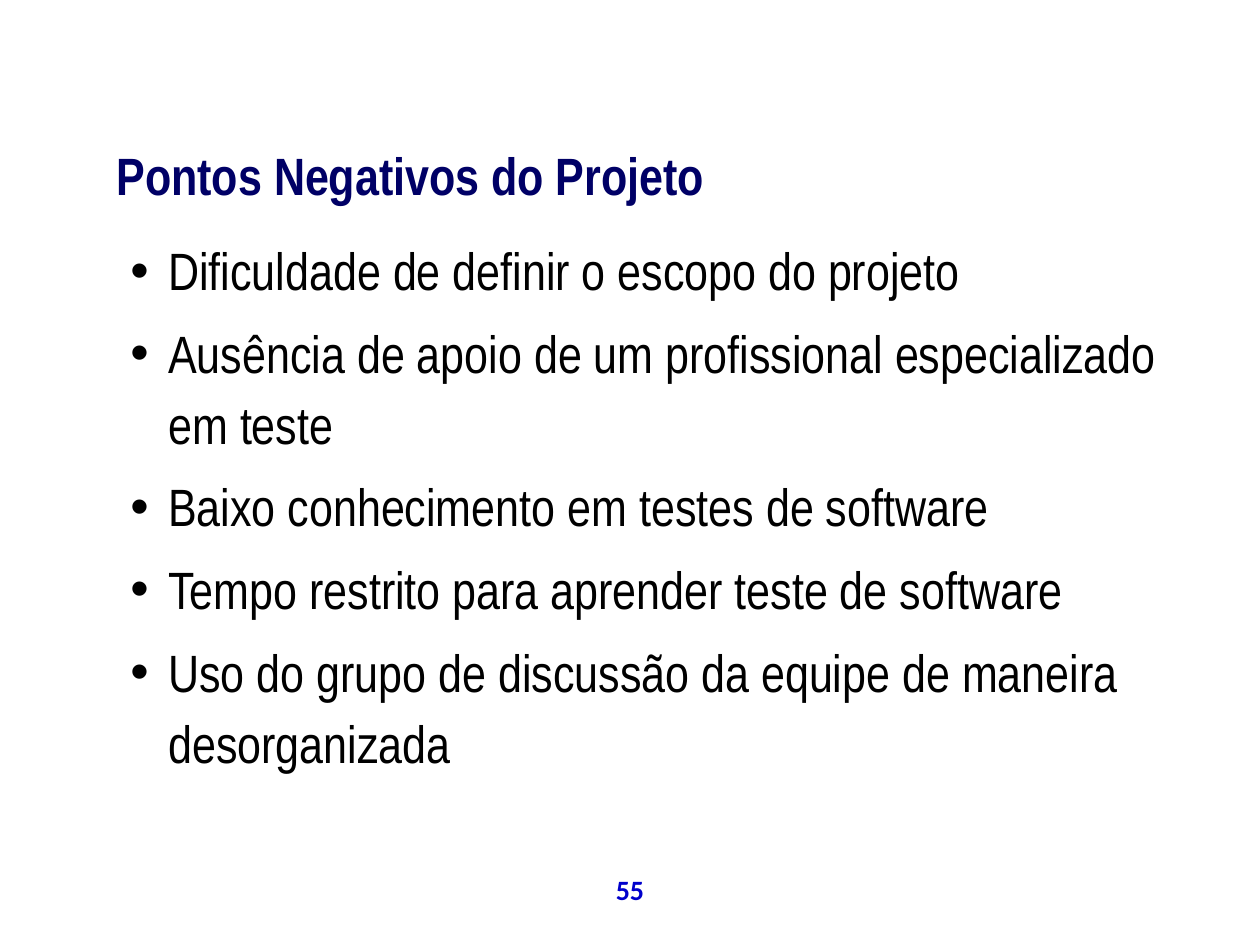
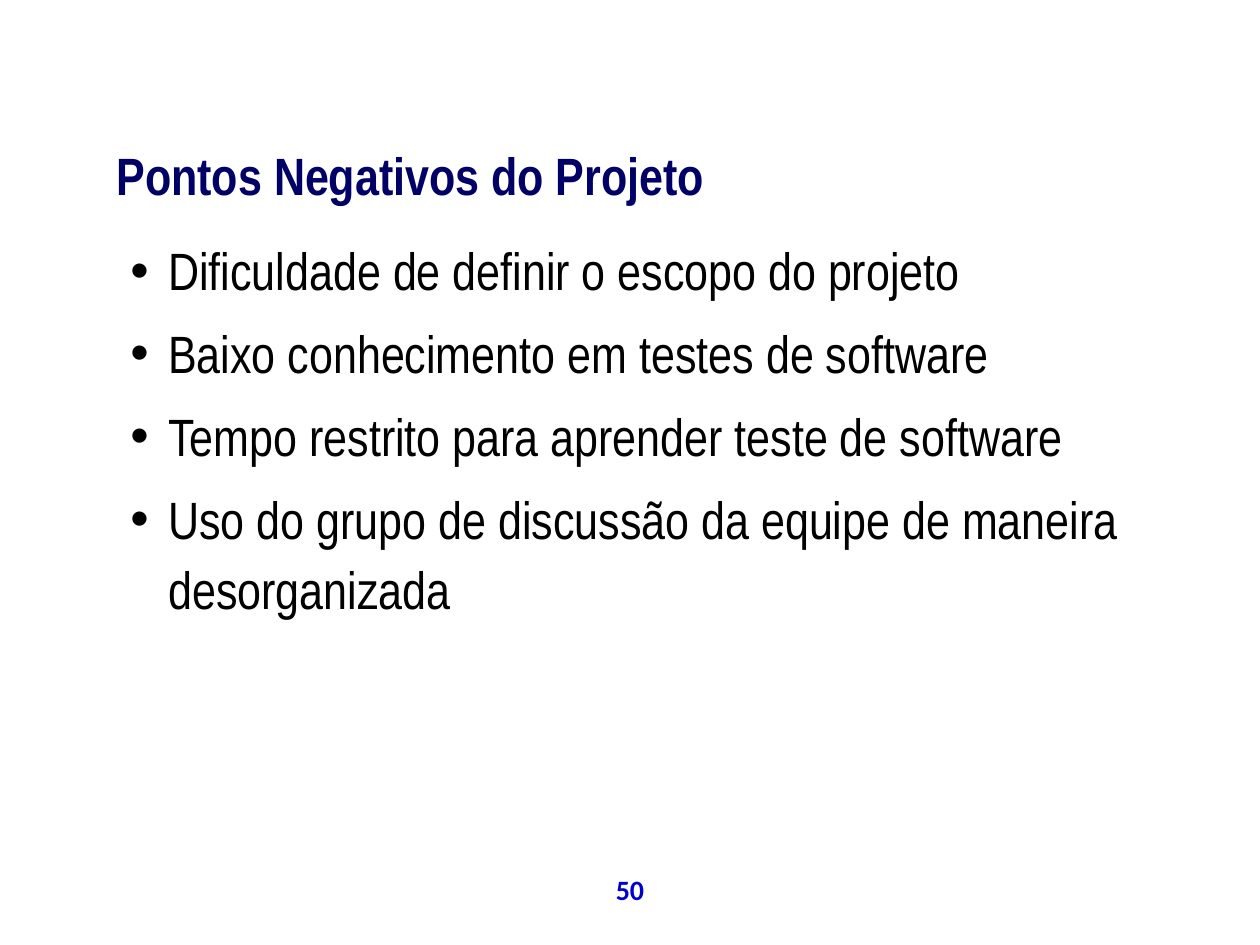
Before and after one commit to theoziran/sislodim, a slide deck: slide 50 of documentos/ProjetoPSA/Apresentação Final.ppt (slide 55 before the commit). Drawn at 1260x945 pixels with LibreOffice and Linux fonts; fonts in the diff are those of the drawing; background and template pictures are left out. Boxes give left, top, right and bottom in pixels: in the first picture for what was removed or moved away, otherwise in the second. Text is boxed around its words. In the diff, an @@ line names an element or a change of style, - is before the commit and + after.

```diff
--- a/documentos/ProjetoPSA/Apresentação Final.ppt
+++ b/documentos/ProjetoPSA/Apresentação Final.ppt
@@ text at box(168, 334, 1156, 445): paragraph removed @@
-• Ausência de apoio de um profissional especializado em teste
@@ page number at box(616, 881, 644, 900): text changed @@
-55
+50
```
Also in this commit, not shown: 38 other slides changed, 12 slides added, 4 slides removed.
